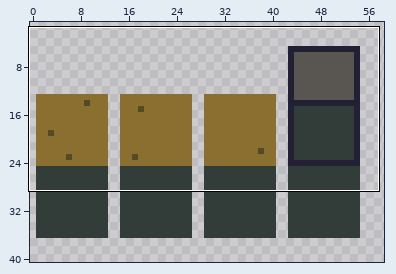
Sprite sheet, stored at Assets/Sprites/worldTileset.png. Above, an overview of the earlier version with the close-up marked.
Close-up. The starting point:
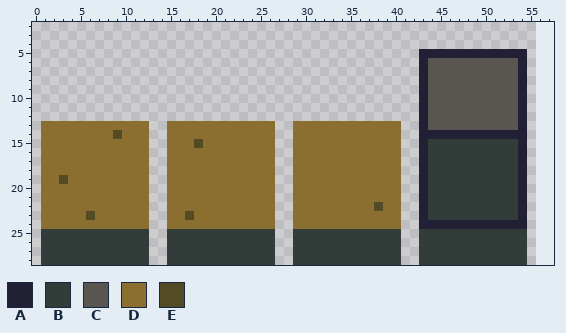
The file is 56x38 pixels. Shown: x 0..57, y 2..28. The old version is drawn lined up with the new one, on the new canvas. The wide view leaves out empty margins.
Palette (. is transparent): A #222034  B #323c39  C #595652  D #8a6f30  E #524b24
Pixels before, first column x 1:
 5 ..........................................AAAAAAAAAAAA
 6 ..........................................ACCCCCCCCCCA
 7 ..........................................ACCCCCCCCCCA
 8 ..........................................ACCCCCCCCCCA
 9 ..........................................ACCCCCCCCCCA
10 ..........................................ACCCCCCCCCCA
11 ..........................................ACCCCCCCCCCA
12 ..........................................ACCCCCCCCCCA
13 DDDDDDDDDDDD..DDDDDDDDDDDD..DDDDDDDDDDDD..ACCCCCCCCCCA
14 DDDDDDDDEDDD..DDDDDDDDDDDD..DDDDDDDDDDDD..AAAAAAAAAAAA
15 DDDDDDDDDDDD..DDDEDDDDDDDD..DDDDDDDDDDDD..ABBBBBBBBBBA
16 DDDDDDDDDDDD..DDDDDDDDDDDD..DDDDDDDDDDDD..ABBBBBBBBBBA
17 DDDDDDDDDDDD..DDDDDDDDDDDD..DDDDDDDDDDDD..ABBBBBBBBBBA
18 DDDDDDDDDDDD..DDDDDDDDDDDD..DDDDDDDDDDDD..ABBBBBBBBBBA
19 DDEDDDDDDDDD..DDDDDDDDDDDD..DDDDDDDDDDDD..ABBBBBBBBBBA
20 DDDDDDDDDDDD..DDDDDDDDDDDD..DDDDDDDDDDDD..ABBBBBBBBBBA
21 DDDDDDDDDDDD..DDDDDDDDDDDD..DDDDDDDDDDDD..ABBBBBBBBBBA
22 DDDDDDDDDDDD..DDDDDDDDDDDD..DDDDDDDDDEDD..ABBBBBBBBBBA
23 DDDDDEDDDDDD..DDEDDDDDDDDD..DDDDDDDDDDDD..ABBBBBBBBBBA
24 DDDDDDDDDDDD..DDDDDDDDDDDD..DDDDDDDDDDDD..AAAAAAAAAAAA
25 BBBBBBBBBBBB..BBBBBBBBBBBB..BBBBBBBBBBBB..BBBBBBBBBBBB
26 BBBBBBBBBBBB..BBBBBBBBBBBB..BBBBBBBBBBBB..BBBBBBBBBBBB
27 BBBBBBBBBBBB..BBBBBBBBBBBB..BBBBBBBBBBBB..BBBBBBBBBBBB
28 BBBBBBBBBBBB..BBBBBBBBBBBB..BBBBBBBBBBBB..BBBBBBBBBBBB
And afterwards:
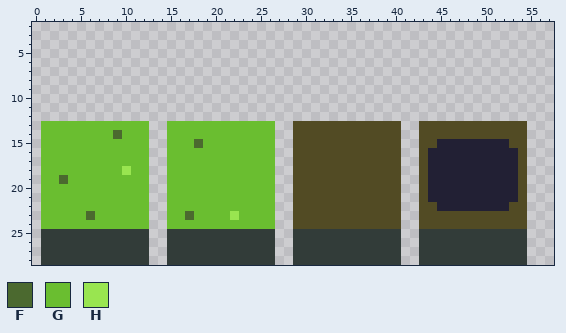
Colours new in this view: F #4b692f  G #6abe30  H #99e550
The edit:
canvas 56x38 -> 112x76
Changed rows in their new state; - is an unchanged pixel.
first column x 1:
 5 ------------------------------------------............
 6 ------------------------------------------............
 7 ------------------------------------------............
 8 ------------------------------------------............
 9 ------------------------------------------............
10 ------------------------------------------............
11 ------------------------------------------............
12 ------------------------------------------............
13 GGGGGGGGGGGG--GGGGGGGGGGGG--EEEEEEEEEEEE--EEEEEEEEEEEE
14 GGGGGGGGFGGG--GGGGGGGGGGGG--EEEEEEEEEEEE--EEEEEEEEEEEE
15 GGGGGGGGGGGG--GGGFGGGGGGGG--EEEEEEEEEEEE--EEAAAAAAAAEE
16 GGGGGGGGGGGG--GGGGGGGGGGGG--EEEEEEEEEEEE--EAAAAAAAAAAE
17 GGGGGGGGGGGG--GGGGGGGGGGGG--EEEEEEEEEEEE--EAAAAAAAAAAE
18 GGGGGGGGGHGG--GGGGGGGGGGGG--EEEEEEEEEEEE--EAAAAAAAAAAE
19 GGFGGGGGGGGG--GGGGGGGGGGGG--EEEEEEEEEEEE--EAAAAAAAAAAE
20 GGGGGGGGGGGG--GGGGGGGGGGGG--EEEEEEEEEEEE--EAAAAAAAAAAE
21 GGGGGGGGGGGG--GGGGGGGGGGGG--EEEEEEEEEEEE--EAAAAAAAAAAE
22 GGGGGGGGGGGG--GGGGGGGGGGGG--EEEEEEEEE-EE--EEAAAAAAAAEE
23 GGGGGFGGGGGG--GGFGGGGHGGGG--EEEEEEEEEEEE--EEEEEEEEEEEE
24 GGGGGGGGGGGG--GGGGGGGGGGGG--EEEEEEEEEEEE--EEEEEEEEEEEE
Boxes around the changes in both close-ups, in picture pixels (x1, y1, x2, y2):
changed: (41, 49, 527, 229)
